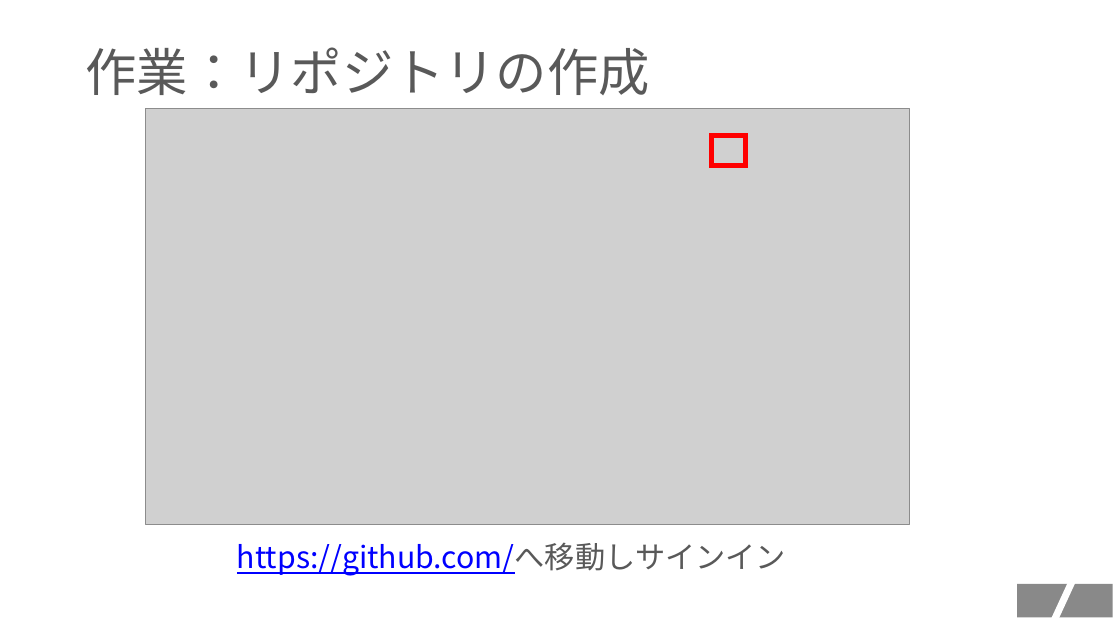
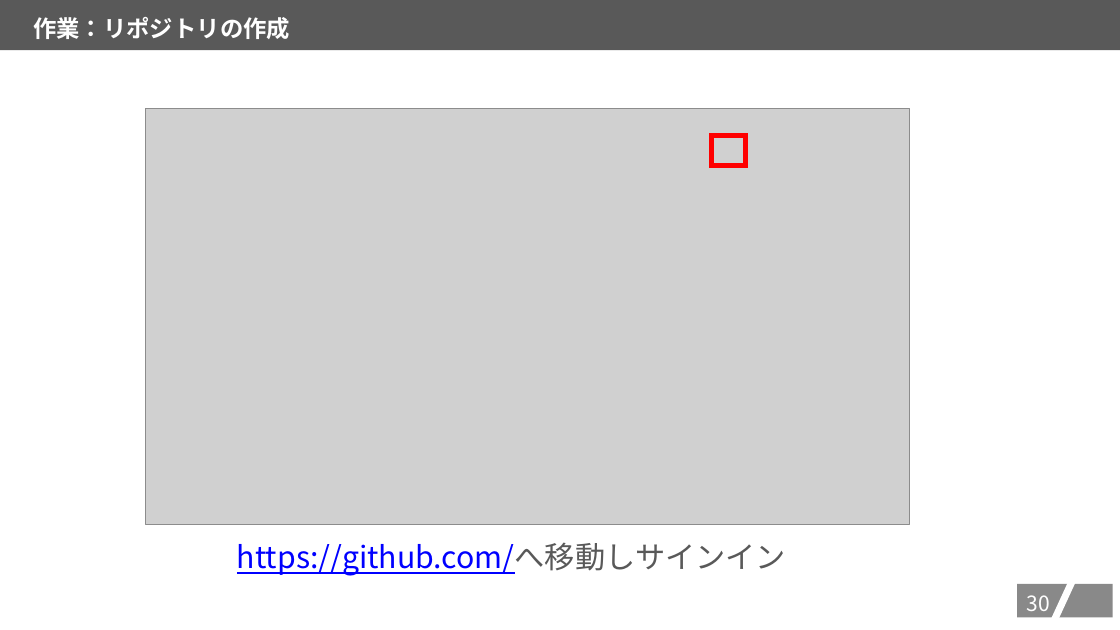
Before and after one commit to kait-takanolab/1821086_matsuo_thesis, a slide deck: slide 31 of GITHUBスタートアップ/GITHUBセットアップの会.pptx. Drawn at 1120x630 pixels with LibreOffice and Linux fonts; fonts in the diff are those of the drawing; grey boxes stand for pictures. Boxes give left, top, right and bottom in pixels: in the first picture for what was removed or moved away, otherwise in the second. Text is boxed around its words. In the diff, an @@ line names an element or a change of style, - is before the commit and + after.

```diff
--- a/GITHUBスタートアップ/GITHUBセットアップの会.pptx
+++ b/GITHUBスタートアップ/GITHUBセットアップの会.pptx
@@ rectangle "作業：リポジトリの作成": place and size @@
-rectangle "作業：リポジトリの作成" at [85, 47, 650, 95]
+rectangle "作業：リポジトリの作成" at [0, 0, 1120, 50]
@@ rectangle "作業：リポジトリの作成" at [0, 0, 1120, 50]: size 44 to 20 pt, text colour #595959 to #FFFFFF, bold on; line spacing 0.9 to 1; fill none to #595959 @@
@@ page number added at [1027, 595, 1050, 611], 18 pt, text #FFFFFF @@
+30
```
Also in this commit, not shown: 49 other slides changed.
